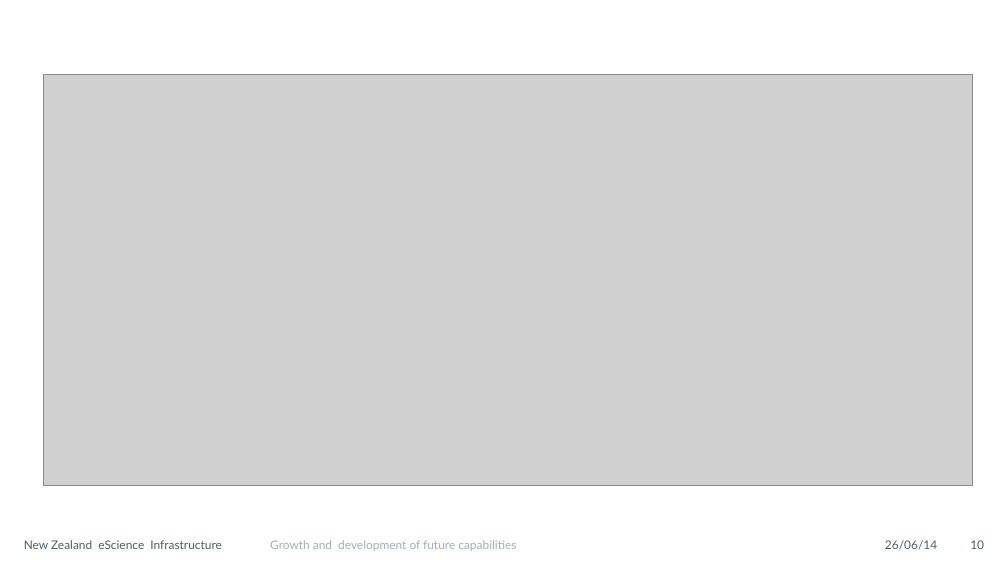
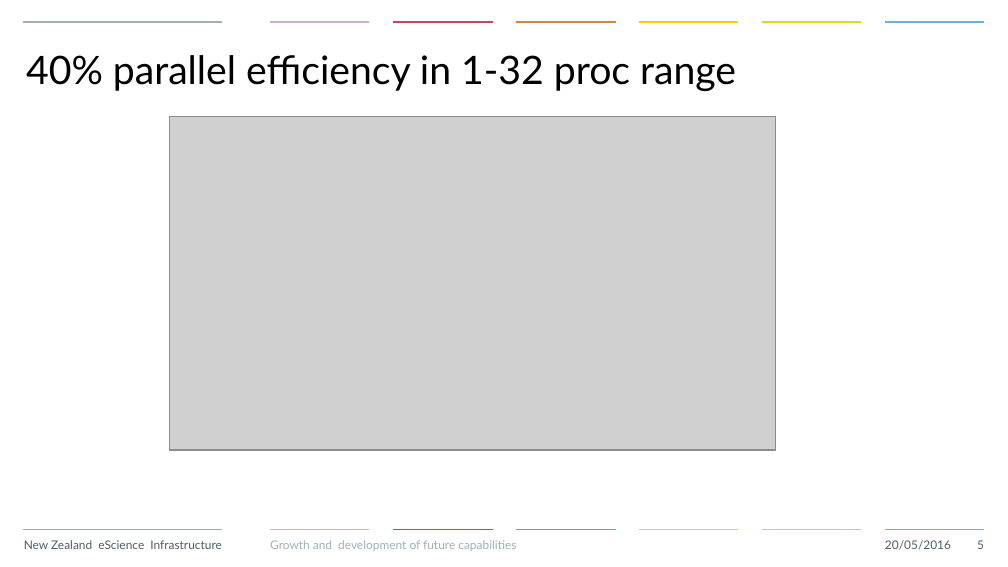
Before and after one commit to pletzer/EMOD3D_tests, a slide deck: slide 5 of presentations/AlexPletzerQuakeCoreMay2016.pptx (slide 10 before the commit). Drawn at 1008x567 pixels with LibreOffice and Linux fonts; fonts in the diff are those of the drawing; grey boxes stand for pictures; background and template pictures are left out. Boxes give left, top, right and bottom in pixels: in the first picture for what was removed or moved away, otherwise in the second. Text is boxed around its words. In the diff, an @@ line names an element or a change of style, - is before the commit and + after.

Commit message:
work in progress

```diff
--- a/presentations/AlexPletzerQuakeCoreMay2016.pptx
+++ b/presentations/AlexPletzerQuakeCoreMay2016.pptx
@@ rectangle removed at box(2, 17, 1007, 28) @@
@@ group added at box(22, 22, 984, 22): 7 lines @@
@@ title added at box(26, 55, 736, 91), 28 pt, text #000000 @@
+40% parallel efficiency in 1-32 proc range
@@ picture: place and size @@
-picture at box(43, 75, 973, 486)
+picture at box(169, 117, 776, 451)
@@ group added at box(22, 529, 984, 529): 7 lines @@
@@ text at box(885, 540, 951, 550): text changed @@
-26/06/14
+20/05/2016
@@ page number at box(977, 540, 984, 549): text changed @@
-10
+5
```
Also in this commit, not shown: 7 slides added, 9 slides removed.
